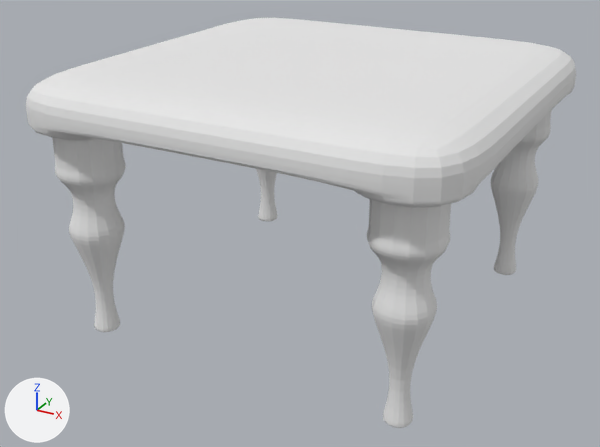
The Blender file House builder/Assets/Models/Furniture/chair.blend, before and after one commit.
Both versions are drawn from a 50 mm lens placed at (1.013, -1.959, 0.494), pointed at (-0.028, -0.066, -0.452). The lights are fixed; the arrows at lower left show +X, +Y and +Z.

The scene before the commit, as lines of its bpy script (objects in view):
```python
mat_material_chair = diffuse_material('Material_Chair')
mat_material_chair.base_color = (0.8, 0.8, 0.8)  # white #e7e7e7
me_cube = bpy.data.meshes.new('Cube')
me_cube.from_pydata(...)  # 274 vertices, 272 faces; spans x -1.0..1.0, y -1.0..1.0, z -11.73..1.0
me_cube.materials.append(mat_material_chair)  # white #e7e7e7
ob_cube = bpy.data.objects.new('Cube', me_cube)
ob_cube.location = (0.0, 0.0, -0.044)
ob_cube.scale = (0.586, 0.586, 0.0572)
_m = ob_cube.modifiers.new('Subsurf', 'SUBSURF')
```
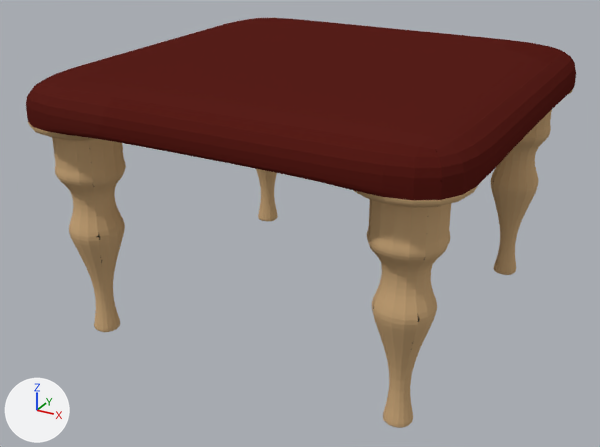
Pixel boxes (x1, y1, x2, y2) of what changed, in the pictures (600 x 447 px):
'Cube', surface changed
    both: (26, 18, 576, 428)

Edits to the bpy script that builds the scene:
```text
Add img_chair_texture:
    img_chair_texture = load_image('Chair_texture', '../Textures/Chair_texture.png', 1024, 1024, 'sRGB')
Change mat_material_chair:
    remove mat_material_chair.base_color = (0.8, 0.8, 0.8)  # white #e7e7e7
    add mat_material_chair.texture = img_chair_texture
Change me_cube:
    where me_cube.from_pydata(...)  # 274 vertices, 272 faces; spans x -1.0..1.0, y -1.0..1.0, z -11.73..1.0
    used by ob_cube; location = (0.0, 0.0, -0.044); scale = (0.586, 0.586, 0.0572)
    me_cube part 1: texture (UV) coordinates of 272 of 272 faces, centred in x -1.0..1.0, y -1.0..1.0, z -11.73..1.0, changed; they spanned u 0.0..1.0, v 0.0..1.0 and now span u 0.06..0.9, v 0.1..0.92
```
